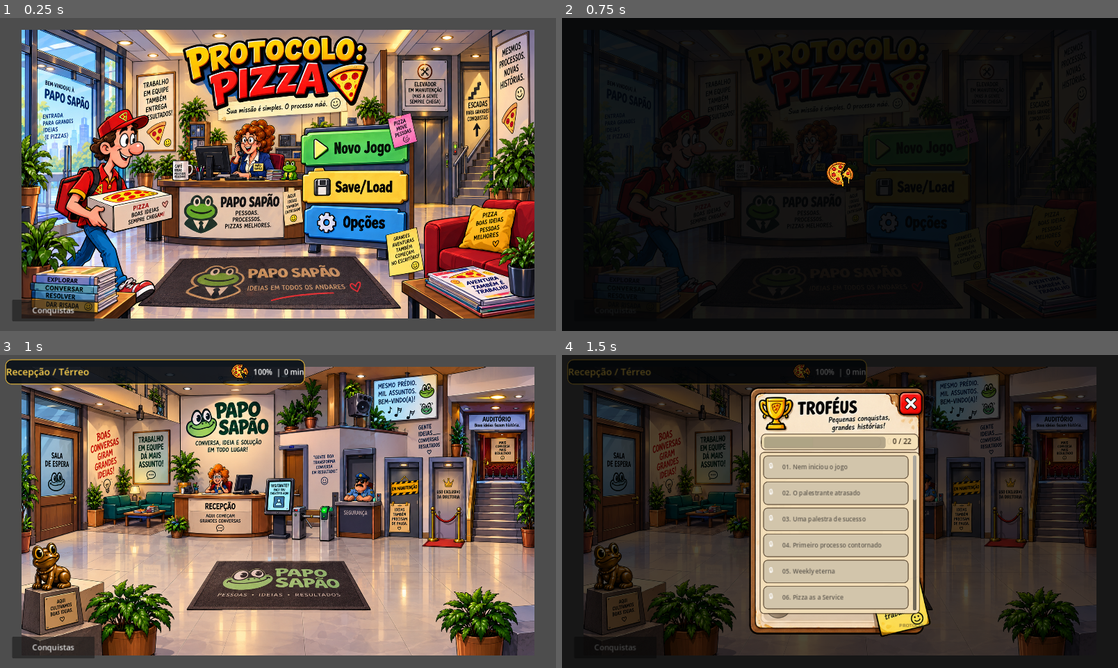
Above: before the commit, frames 1-4 (two rows, left to right).
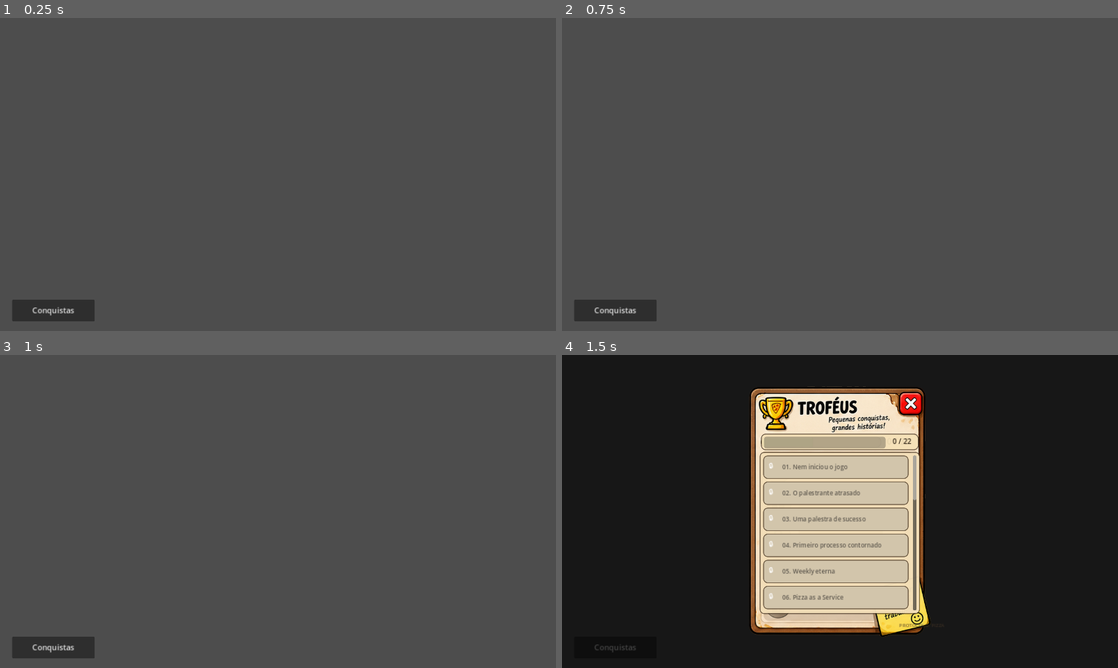
Above: after the commit, the same moments.

Repository: washincofer/protocolo-pizza
Game: Godot game, scene res://scenes/Main.tscn
Same seed, same stepped clock (60 frames per second), same inputs: the game is played once before the commit and once after it.
Inputs (mouse positions are in pixels of both pictures, inside the frame that each line leads up to):
- Up to frame 1 (0.25 s): no input
- Up to frame 2 (0.75 s): click (917, 146) at 0.52 s
- Up to frame 3 (1 s): no input
- Up to frame 4 (1.5 s): click "Conquistas" at 1.25 s

The runs differ from the first frame. In frame 1, 80% of the frame differs, in the area x 3-97%, y 3-96%; in frame 2, 100%, in the area x 0-100%, y 0-100%; in frame 3, 81%; in frame 4, 28%.
Error before the commit: Invalid assignment of property or key 'icon_max_width' with value of type 'int' on a base object of type 'Button'. (res://scripts/main.gd:215)
Error after the commit: Parse Error: Identifier "SceneTransition" not declared in the current scope. (res://scripts/scene_router.gd:8)

Commit message:
Reverte autoload da transição para restaurar jogabilidade

Diff:
--- a/godot/project.godot
+++ b/godot/project.godot
@@ -13,7 +13,6 @@
 EndingManager="*res://scripts/ending_manager.gd"
 SettingsManager="*res://scripts/settings_manager.gd"
 SaveManager="*res://scripts/save_manager.gd"
-SceneTransition="*res://scripts/scene_transition.gd"
 SceneRouter="*res://scripts/scene_router.gd"
 GameFlow="*res://scripts/game_flow.gd"
 DebugTools="*res://scripts/debug_tools.gd"
